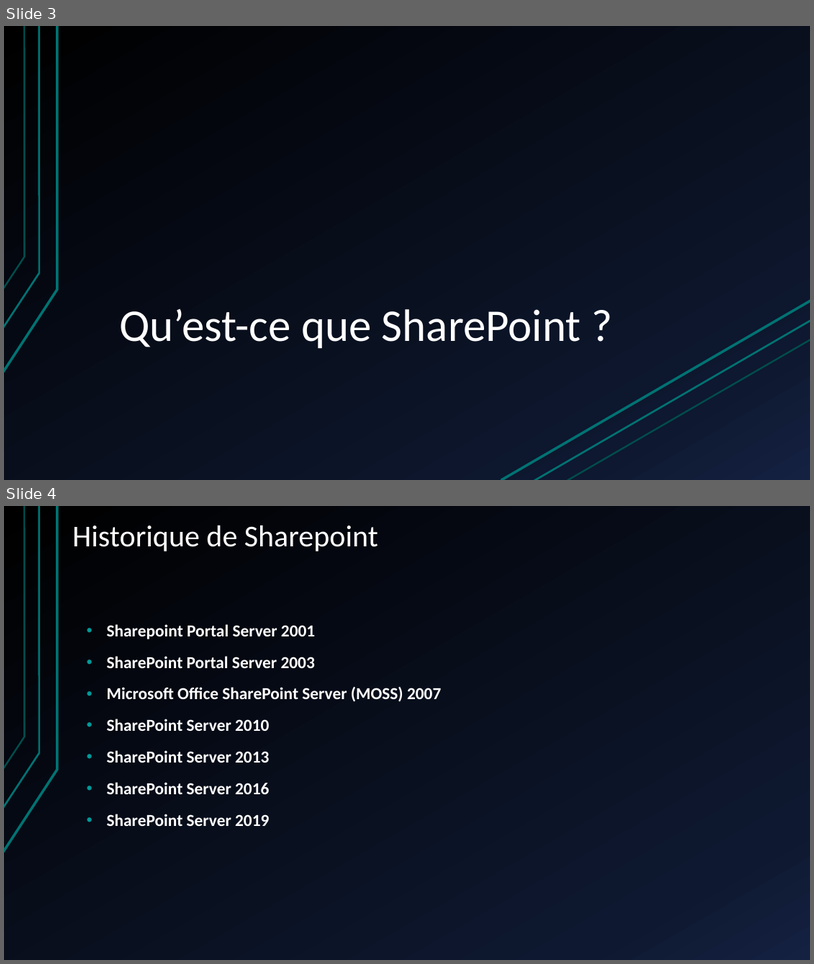
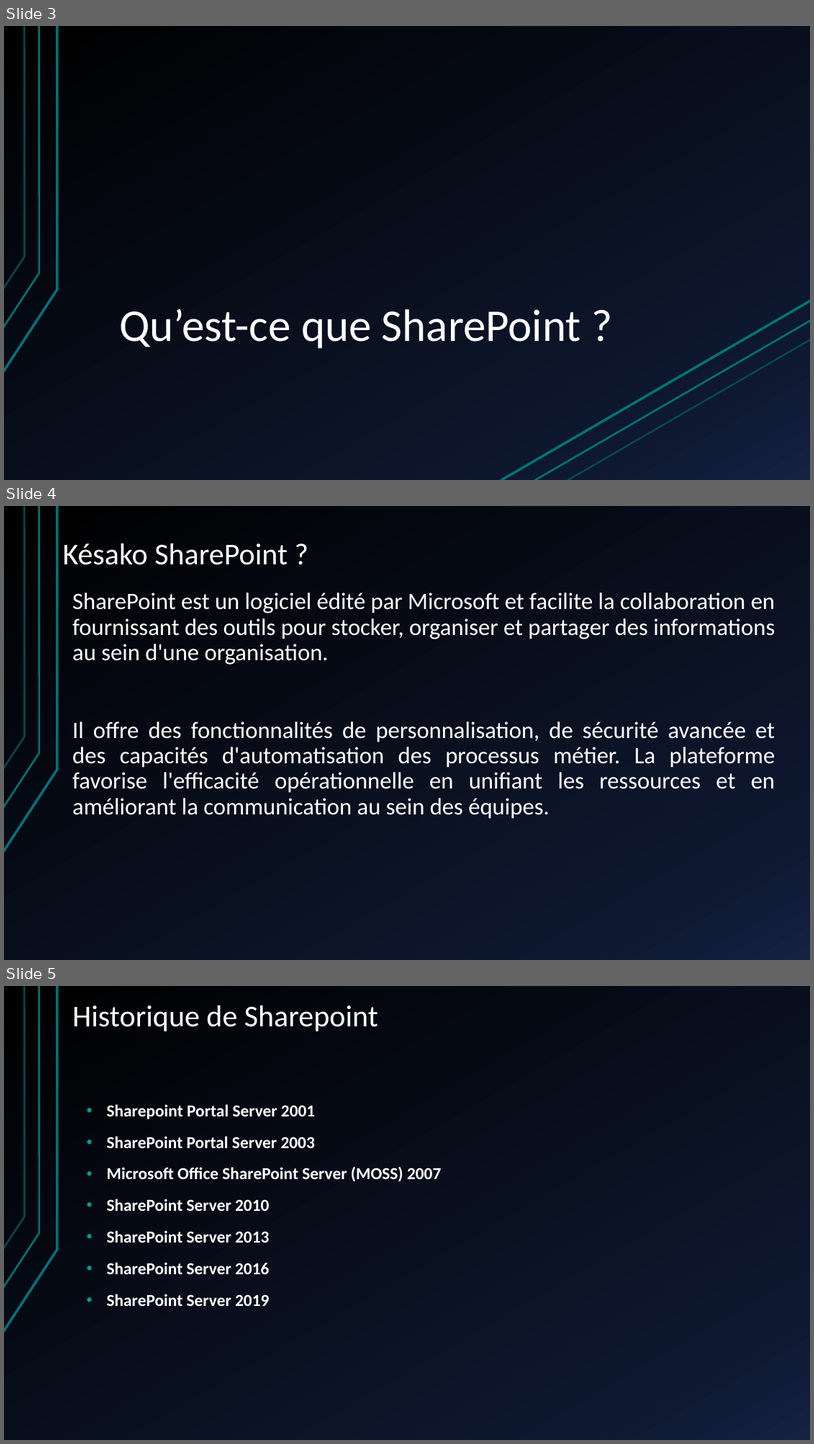
Before and after one commit to JojoTech-IT/Formation, a slide deck: Formation - installation, configuration et sécurisation de sharepoint.pptx. Shown one above the other, each under a label of ours: slides 3 and 4 before the commit, slides 3, 4 and 5 after it. The pictures are 814x964 and 814x1444 pixels, drawn with LibreOffice and Linux fonts; fonts in the diff are those of the drawing. Boxes give left, top, right and bottom in pixels: in the first picture for what was removed or moved away, otherwise in the second. Text is boxed around its words. In the diff, an @@ line names an element or a change of style, - is before the commit and + after.

Commit message:
ajout procedure install et prsentation sharepoint edit 01/02/2024

```diff
--- a/Formation - installation, configuration et sécurisation de sharepoint.pptx
+++ b/Formation - installation, configuration et sécurisation de sharepoint.pptx
@@ slide 4 added at (4, 506, 810, 960), background gradient #000000 to #0F1931 to #142242; not listed: 3 template elements that a slide beside it also shows @@
@@ title added at (63, 543, 288, 565), 36 pt, text #FFFFFF @@
+Késako SharePoint ?
@@ text added at (72, 592, 776, 818), 28 pt, text #FFFFFF @@
+SharePoint est un logiciel édité par Microsoft et facilite la collaboration en fournissant des outils pour stocker, organiser et partager des informations au sein d'une organisation.
+Il offre des fonctionnalités de personnalisation, de sécurité avancée et des capacités d'automatisation des processus métier. La plateforme favorise l'efficacité opérationnelle en unifiant les ressources et en améliorant la communication au sein des équipes.
@@ what was slide 4 is now slide 5 @@
```
Also in this commit, not shown: 11 slides changed, 11 other slides added, 4 slides removed, 1 other file.
